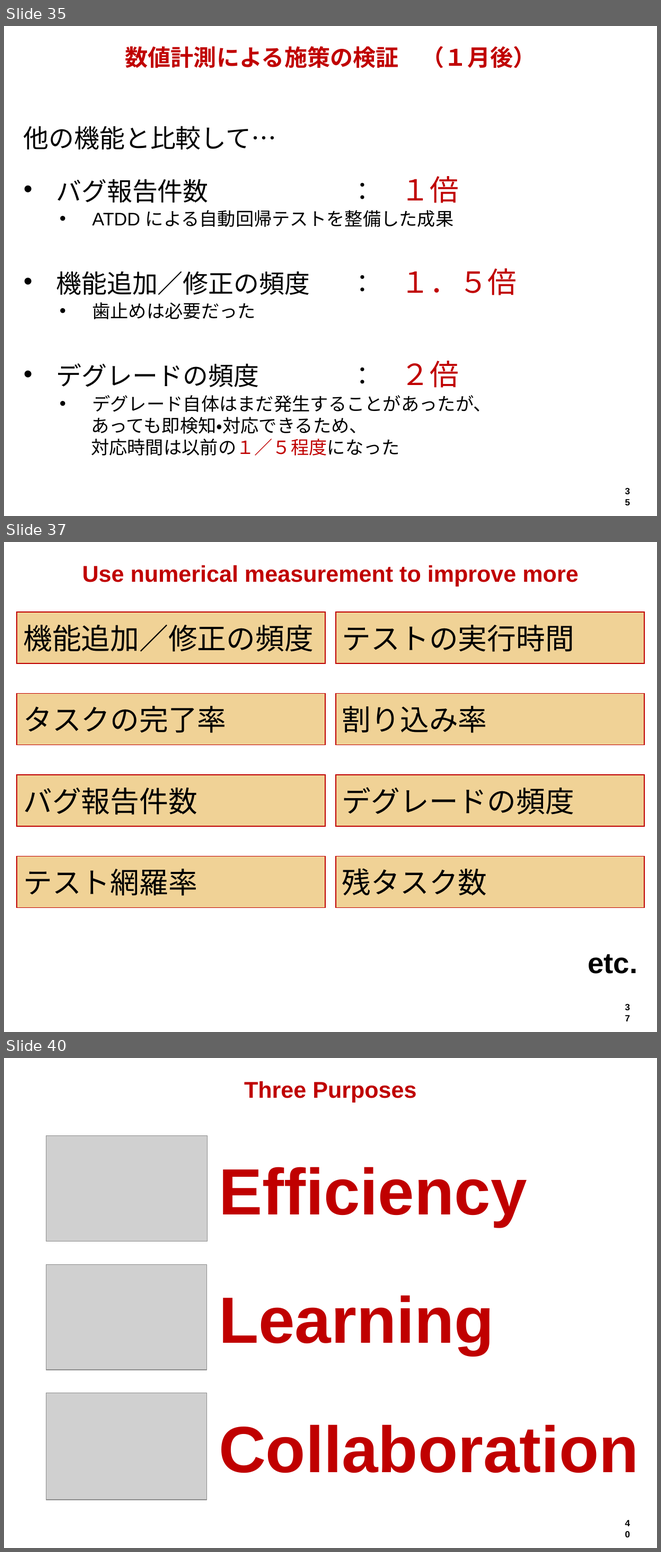
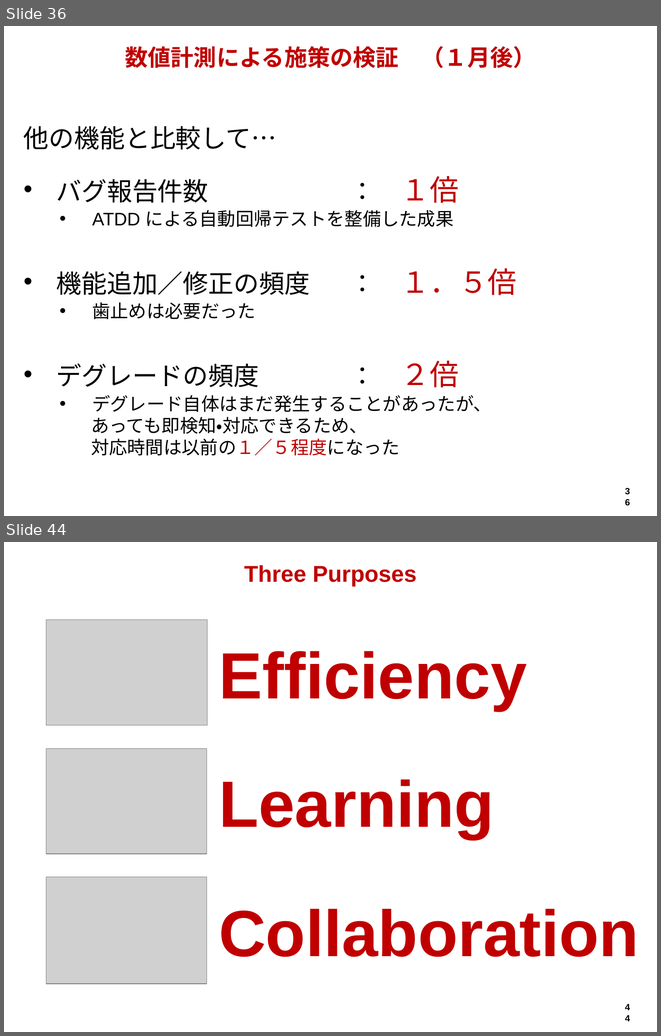
Before and after one commit to hageyahhoo/agile2014, a slide deck: presentations/TechnologyDrivenDevelopment.pptx. Shown one above the other, each under a label of ours: slides 35, 37 and 40 before the commit, slides 36 and 44 after it; the slides between them are not shown. The pictures are 661x1552 and 661x1036 pixels, drawn with LibreOffice and Linux fonts; fonts in the diff are those of the drawing; grey boxes stand for pictures; background and template pictures are left out. Boxes give left, top, right and bottom in pixels: in the first picture for what was removed or moved away, otherwise in the second. Text is boxed around its words. In the diff, an @@ line names an element or a change of style, - is before the commit and + after.

```diff
--- a/presentations/TechnologyDrivenDevelopment.pptx
+++ b/presentations/TechnologyDrivenDevelopment.pptx
@@ slide 37 removed at [4,542,657,1032], background #FFFFFF; not listed: 1 template element that a slide beside it also shows @@
@@ title removed at [29,560,631,586] @@
-Use numerical measurement to improve more
@@ rectangle removed at [17,612,325,663] @@
-機能追加／修正の頻度
@@ rectangle removed at [336,612,644,663] @@
-テストの実行時間
@@ rectangle removed at [17,694,325,745] @@
-タスクの完了率
@@ rectangle removed at [336,694,644,745] @@
-割り込み率
@@ rectangle removed at [17,775,325,826] @@
-バグ報告件数
@@ rectangle removed at [336,775,644,826] @@
-デグレードの頻度
@@ rectangle removed at [17,856,325,908] @@
-テスト網羅率
@@ rectangle removed at [336,856,644,908] @@
-残タスク数
@@ text removed at [588,954,637,973] @@
-etc.
@@ what was slide 35 is now slide 36 @@
@@ what was slide 40 is now slide 44 @@
@@ page number at [618,998,637,1016]: text changed @@
-40
+44
```
Also in this commit, not shown: 14 slides changed, 11 slides added, 6 other slides removed.
